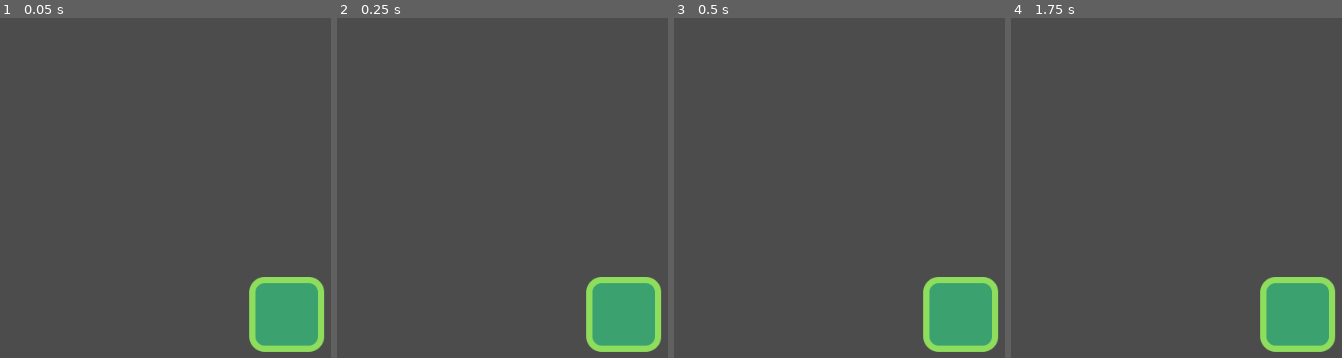
Above: before the commit, frames 1-4 (left to right).
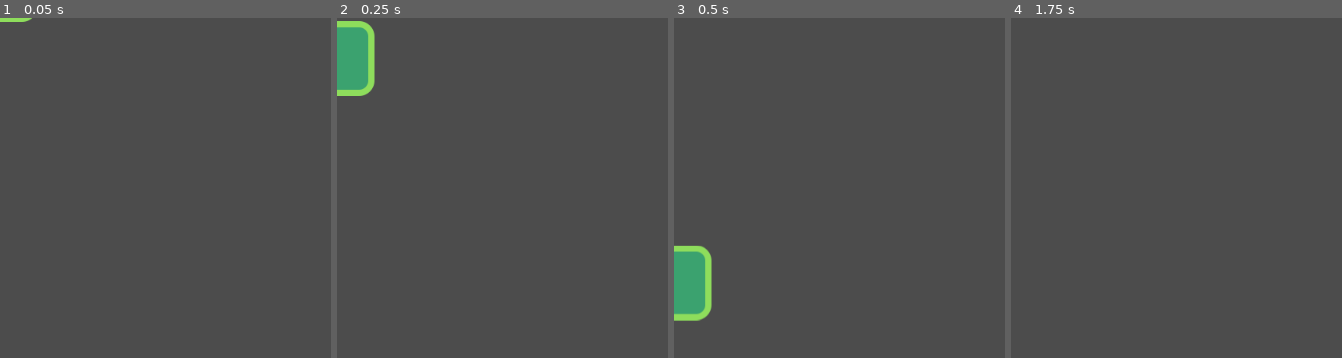
Above: after the commit, the same moments.

Repository: esteimanuel/learn-godot
Game: Godot game, scene res://src/Actors/Player.tscn
Two runs of this game, one before a commit and one after it. Both use one fixed random seed, a clock stepped at 60 frames per second and the inputs below. The project has no main scene, so this scene is started directly.
Inputs:
- Up to frame 1 (0.05 s): no input
- Up to frame 2 (0.25 s): no input
- Up to frame 3 (0.5 s): no input
- Up to frame 4 (1.75 s): tap Enter at 1.25 s

The runs differ from the first frame. In frame 1, 4.9% of the frame differs, in the area x 0-98%, y 0-99%; in frame 2, 7.3%; in frame 3, 7.3%, in the area x 0-98%, y 67-99%; in frame 4, 4.8%.
Error before the commit: Parse Error: Expected end of statement ("var"), got '(' instead. (res://src/Actors/Actor.gd:4)

Commit message:
feature: reset player velocity when surface is hit

Diff:
--- a/src/Actors/Actor.gd
+++ b/src/Actors/Actor.gd
@@ -1,11 +1,11 @@
 extends KinematicBody2D
 class_name Actor
 
-export var speed: Vector2(300.0, 1000.0)
+export var speed = Vector2(300.0, 1000.0)
 export var gravity: = 3000.0
 
 var velocity: = Vector2.ZERO
 
 func _physics_process(delta: float) -> void:
 	velocity.y += gravity * delta
-	move_and_slide(velocity)
+	velocity = move_and_slide(velocity)
--- a/src/Actors/Player.tscn
+++ b/src/Actors/Player.tscn
@@ -7,9 +7,7 @@
 extents = Vector2( 40, 40 )
 
 [node name="Player" type="KinematicBody2D"]
-position = Vector2( 367, 428 )
 script = ExtResource( 2 )
-gravity = 500.0
 
 [node name="Player" type="Sprite" parent="."]
 position = Vector2( 0, -48 )
